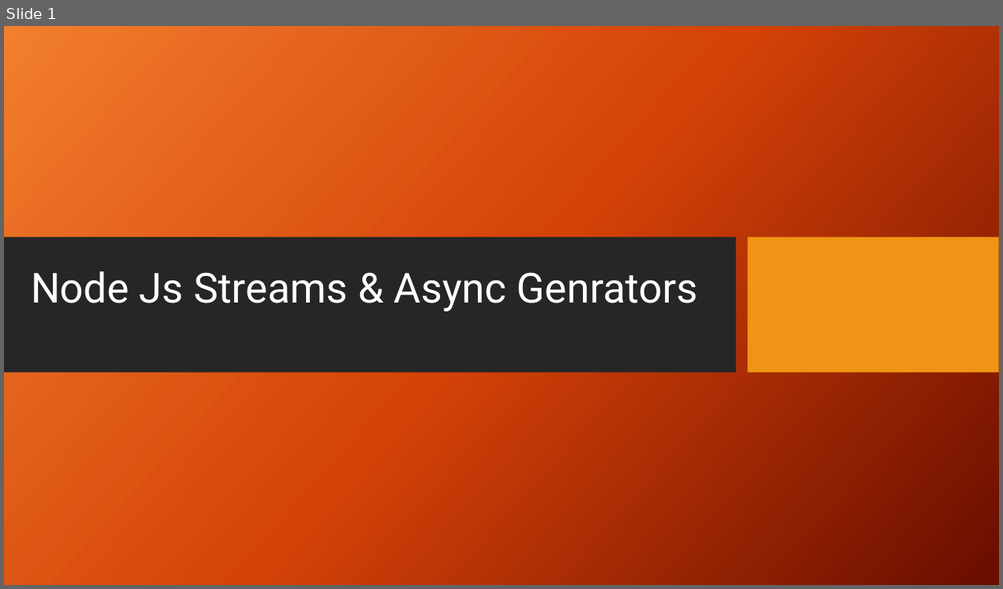
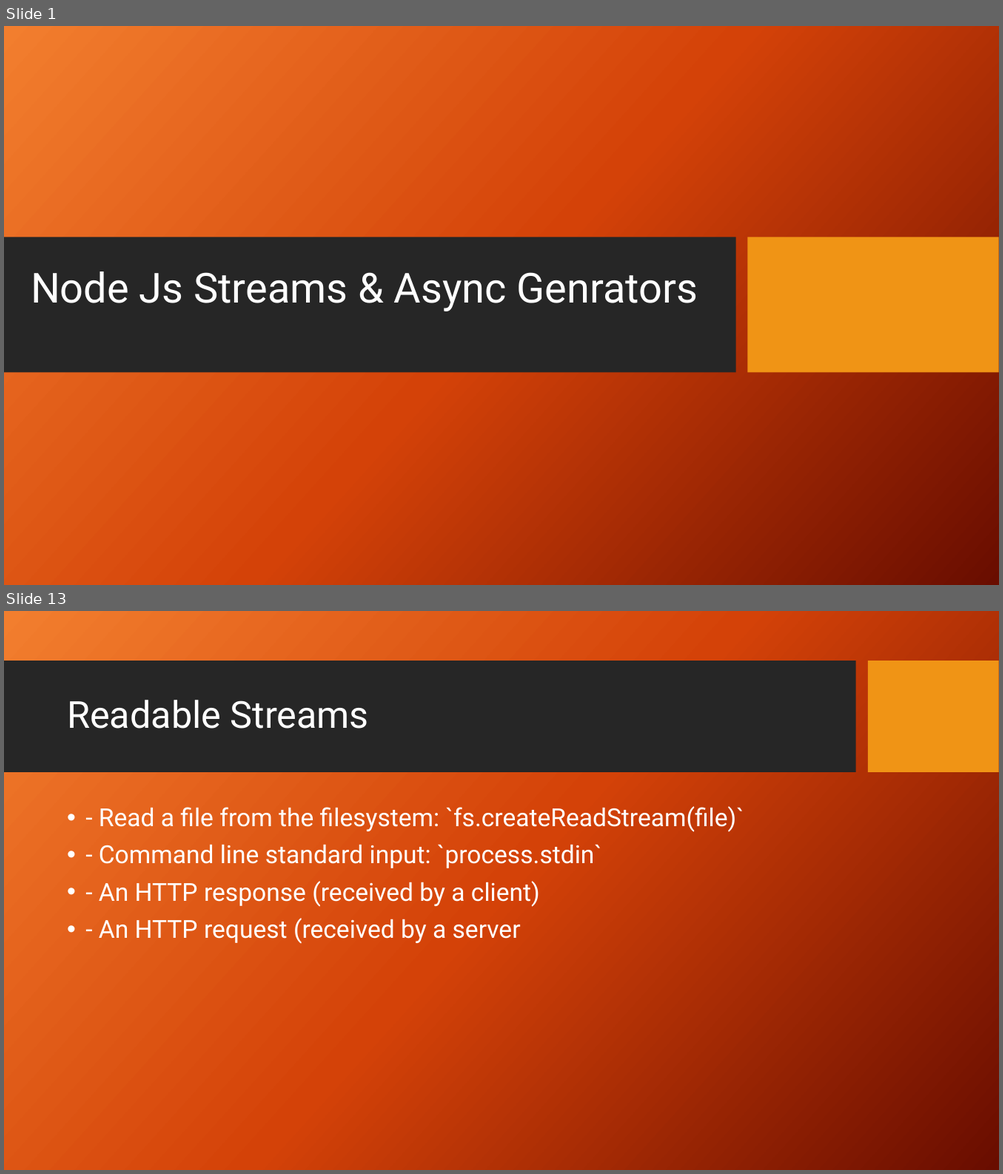
Before and after one commit to ntedgi/infra-meetings, a slide deck: Streams/Presentation.pptx. Shown one above the other, each under a label of ours: slide 1 before the commit, slides 1 and 13 after it; the slides between them are not shown. The pictures are 1003x589 and 1003x1174 pixels, drawn with LibreOffice and Linux fonts; fonts in the diff are those of the drawing; background and template pictures are left out. Boxes give left, top, right and bottom in pixels: in the first picture for what was removed or moved away, otherwise in the second. Text is boxed around its words. In the diff, an @@ line names an element or a change of style, - is before the commit and + after.

```diff
--- a/Streams/Presentation.pptx
+++ b/Streams/Presentation.pptx
@@ slide 13 added at (4,611,999,1170), background picture (left out) @@
@@ rectangle added at (4,661,855,773), fill #262626 @@
@@ rectangle added at (868,661,999,773), fill #F09415 @@
@@ title added at (67,700,369,729), 36 pt, text #FFFFFF @@
+Readable Streams
@@ text added at (99,806,744,944), 24 pt, text #FFFFFF @@
+• - Read a file from the filesystem: `fs.createReadStream(file)`
+• - Command line standard input: `process.stdin`
+• - An HTTP response (received by a client)
+• - An HTTP request (received by a server
```
Also in this commit, not shown: 3 slides changed, 14 other slides added, 3 slides removed, 37 other files.
